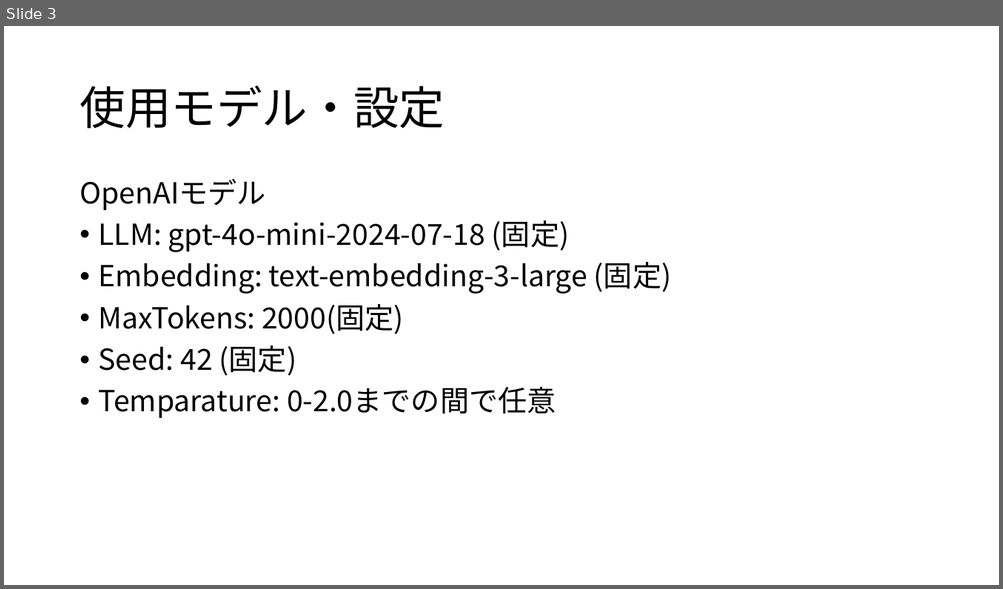
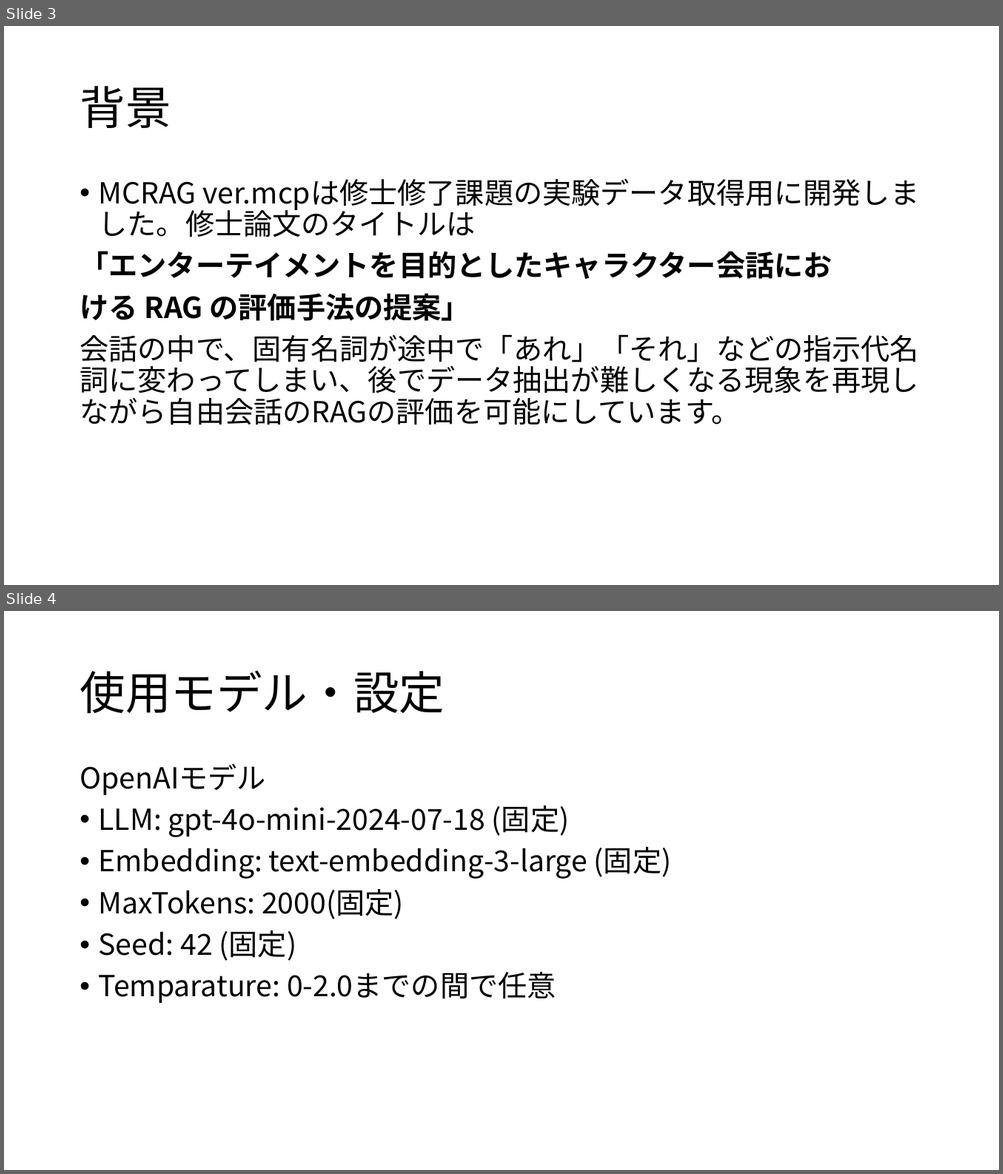
Before and after one commit to flymywife/Meta-CommunicationRAG, a slide deck: mcrag-app-mcp/sample/MCRAG_mcp_マニュアル.pptx. Shown one above the other, each under a label of ours: slide 3 before the commit, slides 3 and 4 after it. The pictures are 1003x589 and 1003x1174 pixels, drawn with LibreOffice and Linux fonts; fonts in the diff are those of the drawing. Boxes give left, top, right and bottom in pixels: in the first picture for what was removed or moved away, otherwise in the second. Text is boxed around its words. In the diff, an @@ line names an element or a change of style, - is before the commit and + after.

```diff
--- a/mcrag-app-mcp/sample/MCRAG_mcp_マニュアル.pptx
+++ b/mcrag-app-mcp/sample/MCRAG_mcp_マニュアル.pptx
@@ slide 3 added at <box>4,26,999,585</box>, background #FFFFFF @@
@@ title added at <box>79,86,170,128</box>, 44 pt, text #000000 @@
+背景
@@ text added at <box>79,178,919,426</box>, 28 pt, text #000000 @@
+• MCRAG ver.mcpは修士修了課題の実験データ取得用に開発しました。修士論文のタイトルは
+「エンターテイメントを目的としたキャラクター会話にお
+ける RAG の評価手法の提案」
+会話の中で、固有名詞が途中で「あれ」「それ」などの指示代名詞に変わってしまい、後でデータ抽出が難しくなる現象を再現しながら自由会話のRAGの評価を可能にしています。
@@ what was slide 3 is now slide 4 @@
```
Also in this commit, not shown: 3 slides changed, 1 other slide added, 15 other files.
